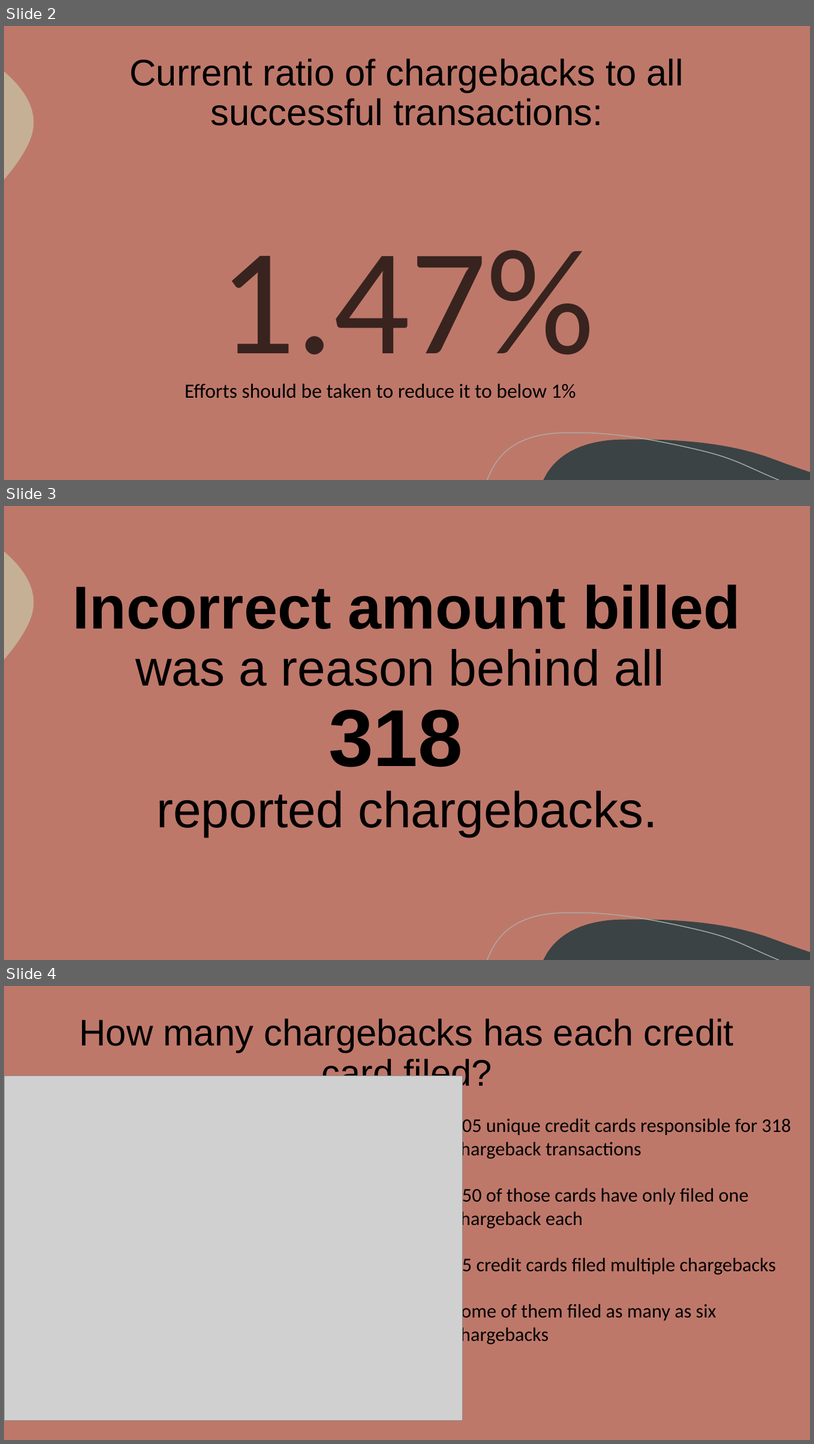
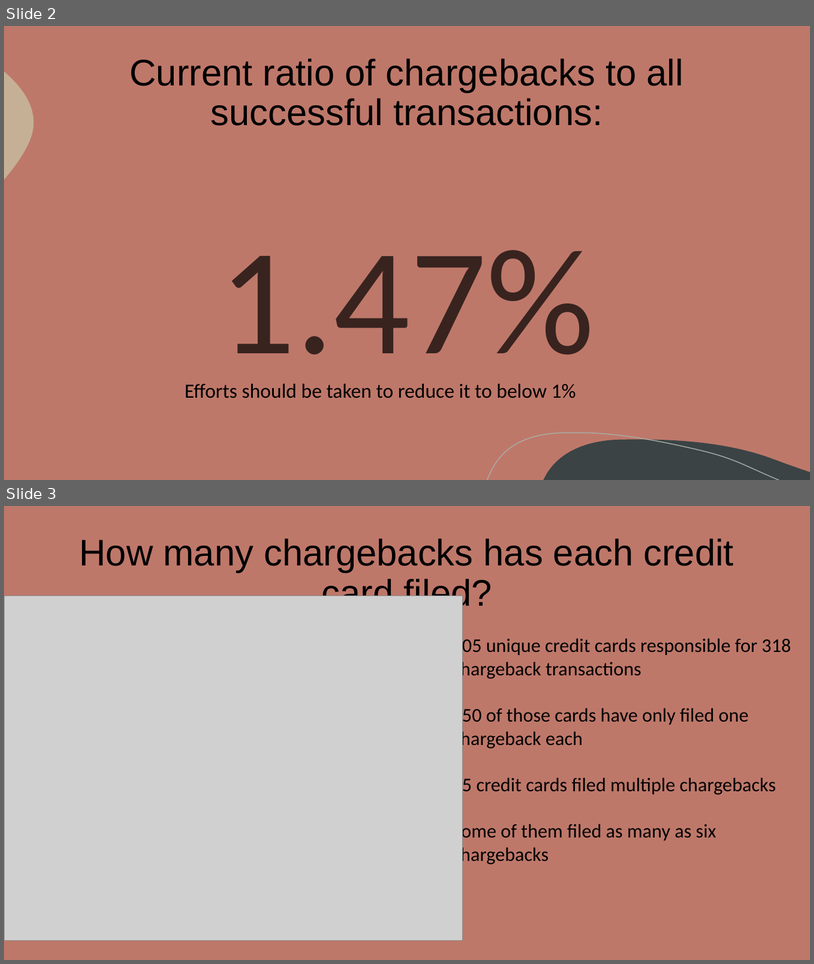
Before and after one commit to zuku42/Chargebacks-analysis, a slide deck: Main sources of chargebacks and what can be done to reduce them.pptx. Shown one above the other, each under a label of ours: slides 2, 3 and 4 before the commit, slides 2 and 3 after it. The pictures are 814x1444 and 814x964 pixels, drawn with LibreOffice and Linux fonts; fonts in the diff are those of the drawing; grey boxes stand for pictures. Boxes give left, top, right and bottom in pixels: in the first picture for what was removed or moved away, otherwise in the second. Text is boxed around its words. In the diff, an @@ line names an element or a change of style, - is before the commit and + after.

Commit message:
Edit the presentation
Edit slides so that they don't contain inaccurate information
about incorrect amount billed causing all the chargebacks.

```diff
--- a/Main sources of chargebacks and what can be done to reduce them.pptx
+++ b/Main sources of chargebacks and what can be done to reduce them.pptx
@@ slide 3 removed at (4,506,810,960), background #BE786A; not listed: 3 template elements that a slide beside it also shows @@
@@ title removed at (73,585,741,836) @@
-Incorrect amount billed was a reason behind all
-318
-reported chargebacks.
@@ what was slide 4 is now slide 3 @@
```
Also in this commit, not shown: 1 slide changed.
